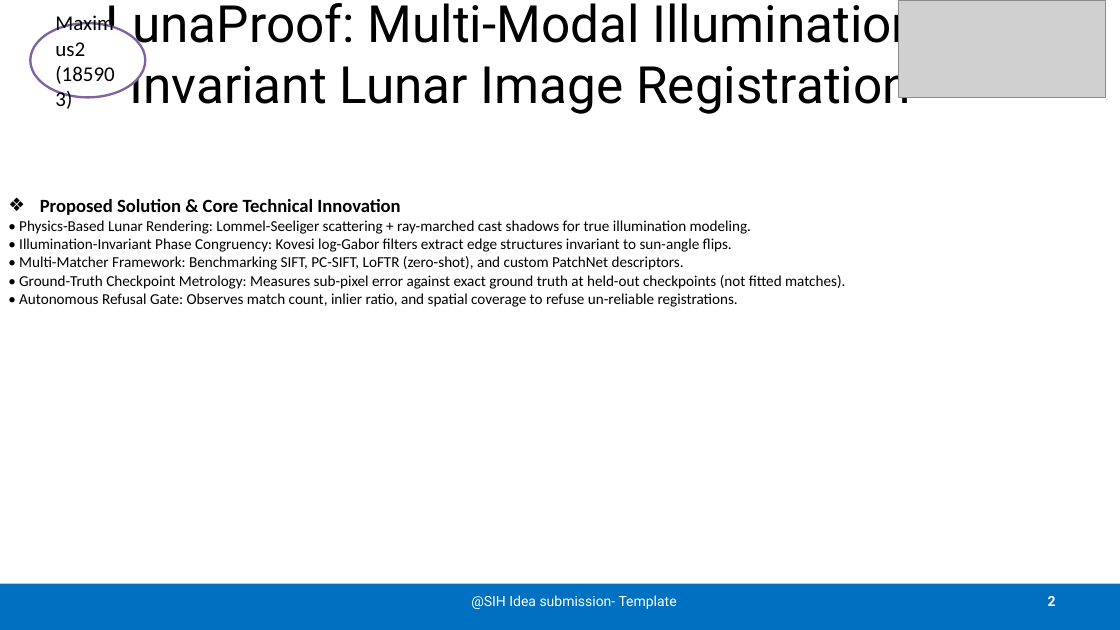
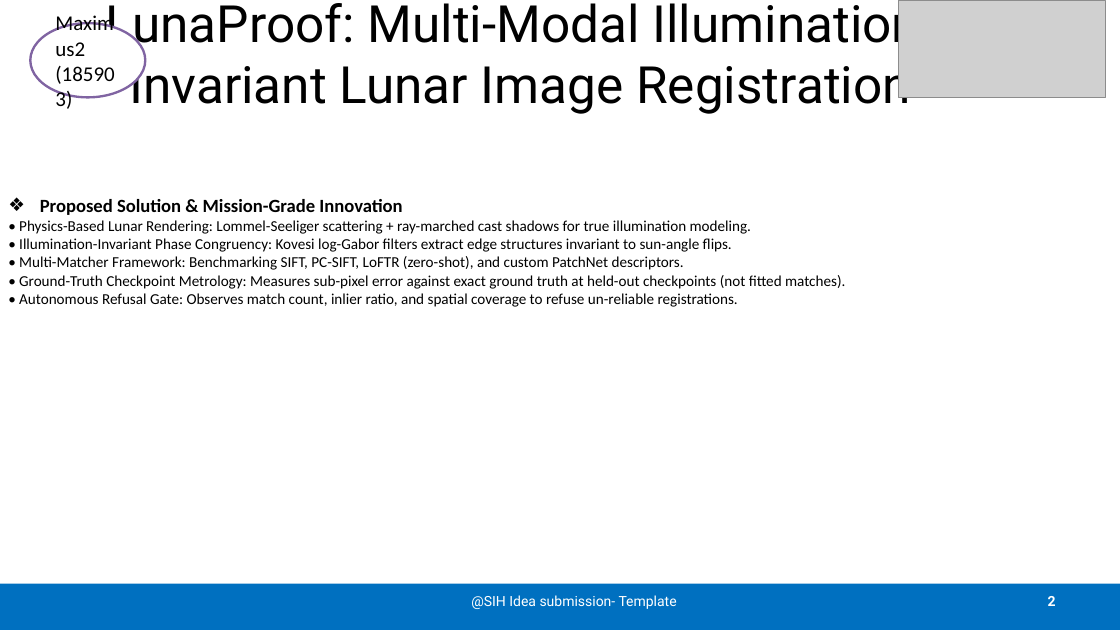
Before and after one commit to CYRUS-pinto/LunaProof, a slide deck: slide 2 of LunaProof_SIH2026_Maximus2_185903_Official_v2.pptx. Drawn at 1120x630 pixels with LibreOffice and Linux fonts; fonts in the diff are those of the drawing; grey boxes stand for pictures. Boxes give left, top, right and bottom in pixels: in the first picture for what was removed or moved away, otherwise in the second. Text is boxed around its words. In the diff, an @@ line names an element or a change of style, - is before the commit and + after.

Commit message:
docs: add competitive intelligence teardown & mission-grade differentiators

```diff
--- a/LunaProof_SIH2026_Maximus2_185903_Official_v2.pptx
+++ b/LunaProof_SIH2026_Maximus2_185903_Official_v2.pptx
@@ text at [40,199,402,215]: text changed @@
-❖ Proposed Solution & Core Technical Innovation
+❖ Proposed Solution & Mission-Grade Innovation
```
Also in this commit, not shown: 1 other slide changed, 8 other files.
